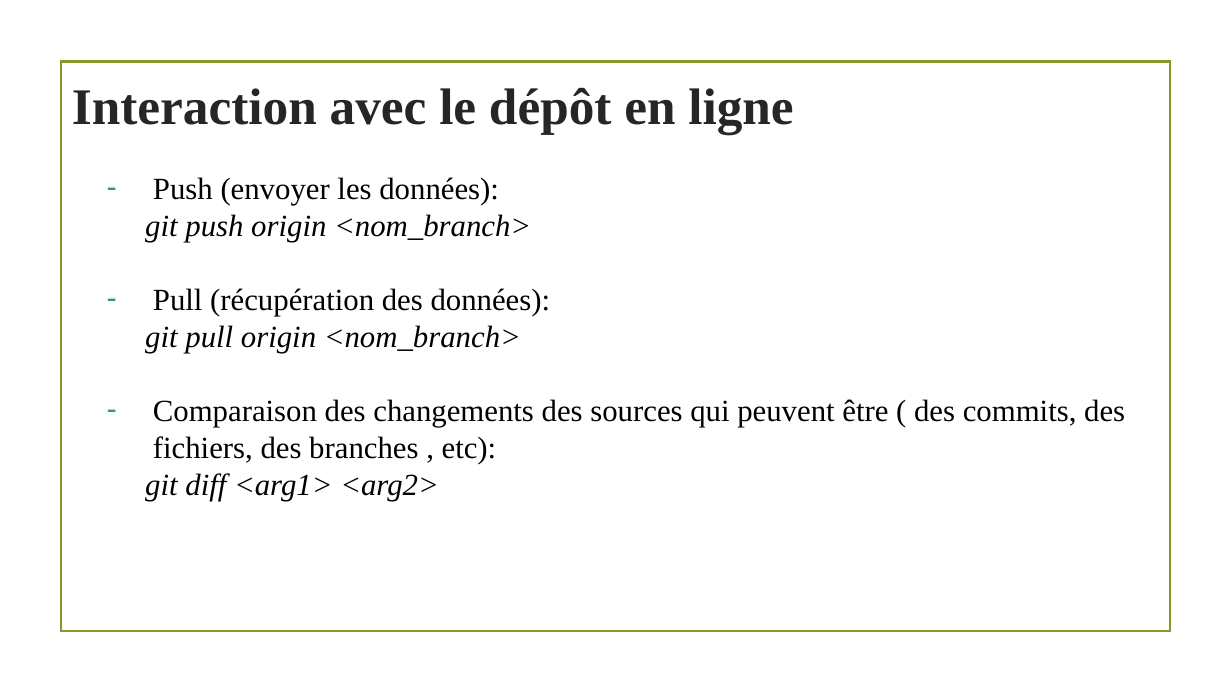
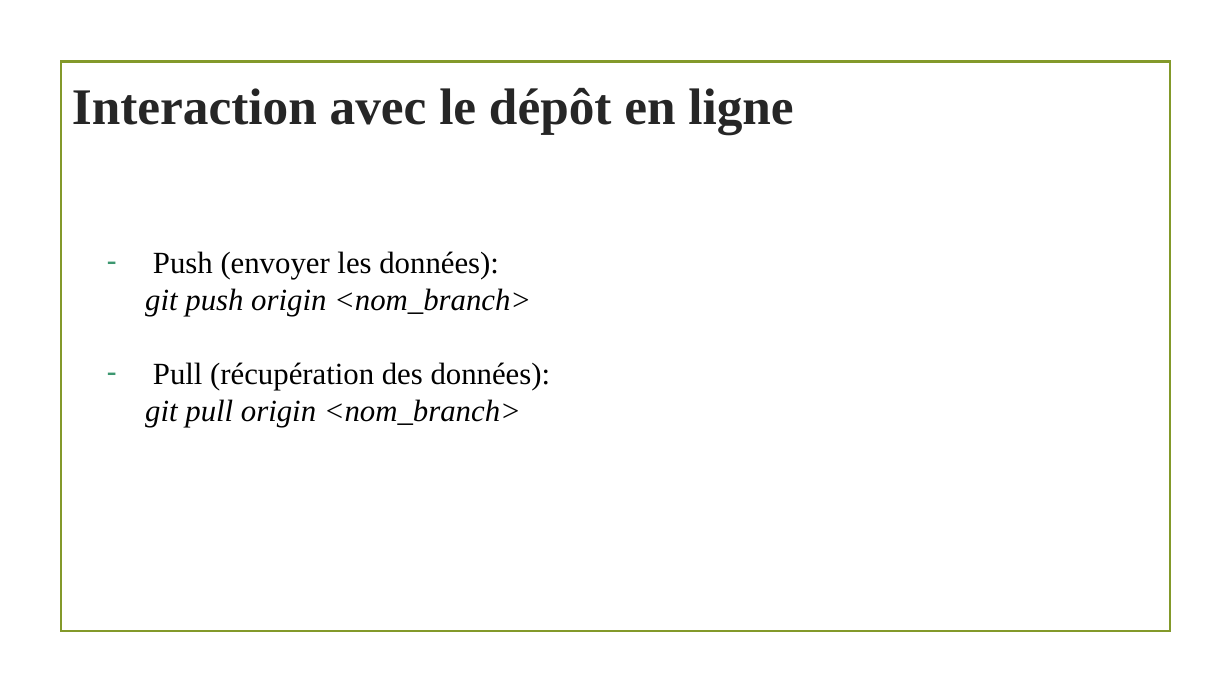
Before and after one commit to MonaQuimbamba/git-projet, a slide deck: slide 11 of présentationGit.pptx. Drawn at 1232x693 pixels with LibreOffice and Linux fonts; fonts in the diff are those of the drawing; background and template pictures are left out. Boxes give left, top, right and bottom in pixels: in the first picture for what was removed or moved away, otherwise in the second. Text is boxed around its words. In the diff, an @@ line names an element or a change of style, - is before the commit and + after.

```diff
--- a/présentationGit.pptx
+++ b/présentationGit.pptx
@@ text at <box>145,399,1125,501</box>: paragraphs removed @@
-– Comparaison des changements des sources qui peuvent être ( des commits, des fichiers, des branches , etc):
-git diff <arg1> <arg2>
```
Also in this commit, not shown: 3 other slides changed.
